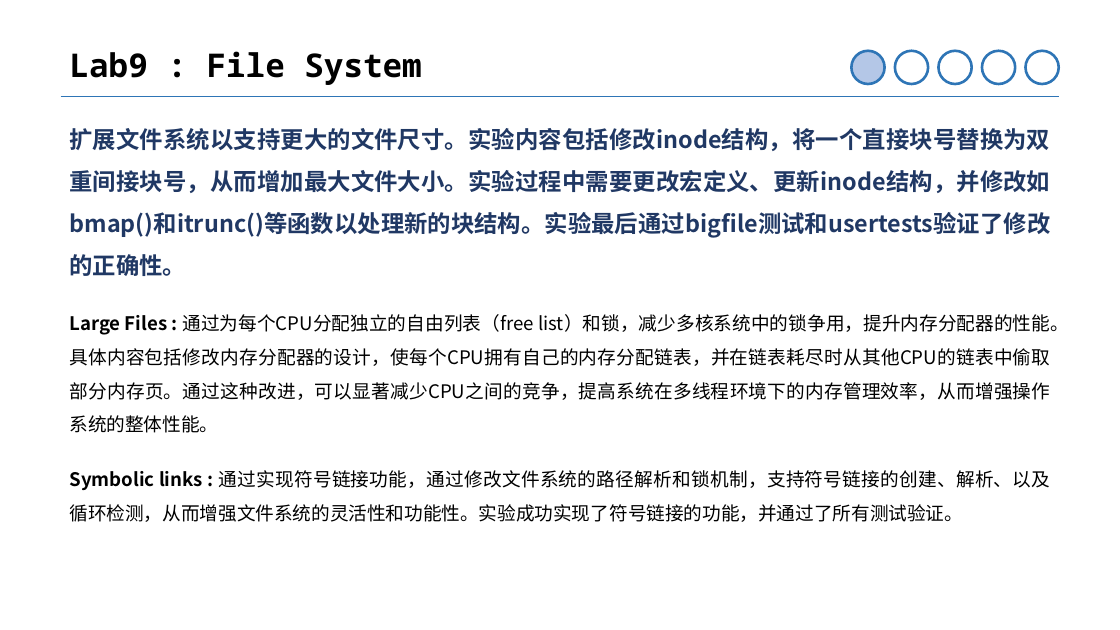
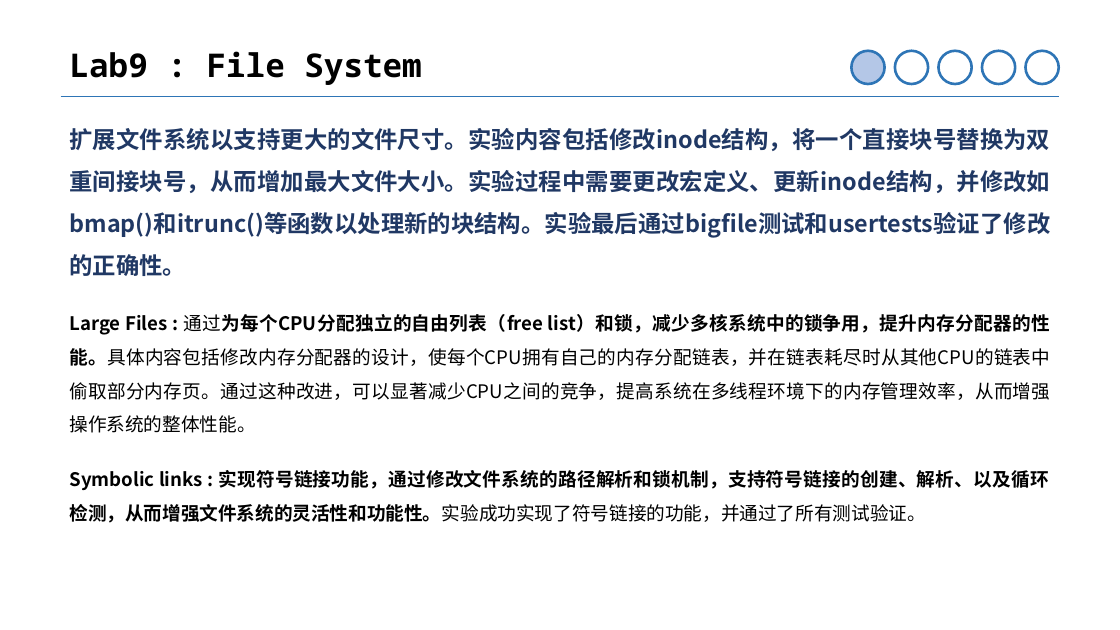
Before and after one commit to bunnyoii/Xv6_Lab_Report_2021, a slide deck: slide 19 of Xv6_Lab_Report_2021.pptx (slide 16 before the commit). Drawn at 1120x630 pixels with LibreOffice and Linux fonts; fonts in the diff are those of the drawing; background and template pictures are left out. Boxes give left, top, right and bottom in pixels: in the first picture for what was removed or moved away, otherwise in the second. Text is boxed around its words. In the diff, an @@ line names an element or a change of style, - is before the commit and + after.

```diff
--- a/Xv6_Lab_Report_2021.pptx
+++ b/Xv6_Lab_Report_2021.pptx
@@ text "Large Files : 通过为每个CPU分配独立的自由列表（free list）和锁，减少多核系统中的锁争用，提升内 ..." at [69,314,1050,433]: bold on in "通过为每个CPU分配独立的自由列表（free list）和锁，减少多核系统中的锁争用，提升内存分配器的性能。具体内容包括 ..." @@
@@ text at [69,470,1049,523]: text changed; bold on @@
-Symbolic links : 通过实现符号链接功能，通过修改文件系统的路径解析和锁机制，支持符号链接的创建、解析、以及循环检测，从而增强文件系统的灵活性和功能性。实验成功实现了符号链接的功能，并通过了所有测试验证。
+Symbolic links : 实现符号链接功能，通过修改文件系统的路径解析和锁机制，支持符号链接的创建、解析、以及循环检测，从而增强文件系统的灵活性和功能性。实验成功实现了符号链接的功能，并通过了所有测试验证。
```
Also in this commit, not shown: 9 other slides changed, 3 slides added, 1 other file.
